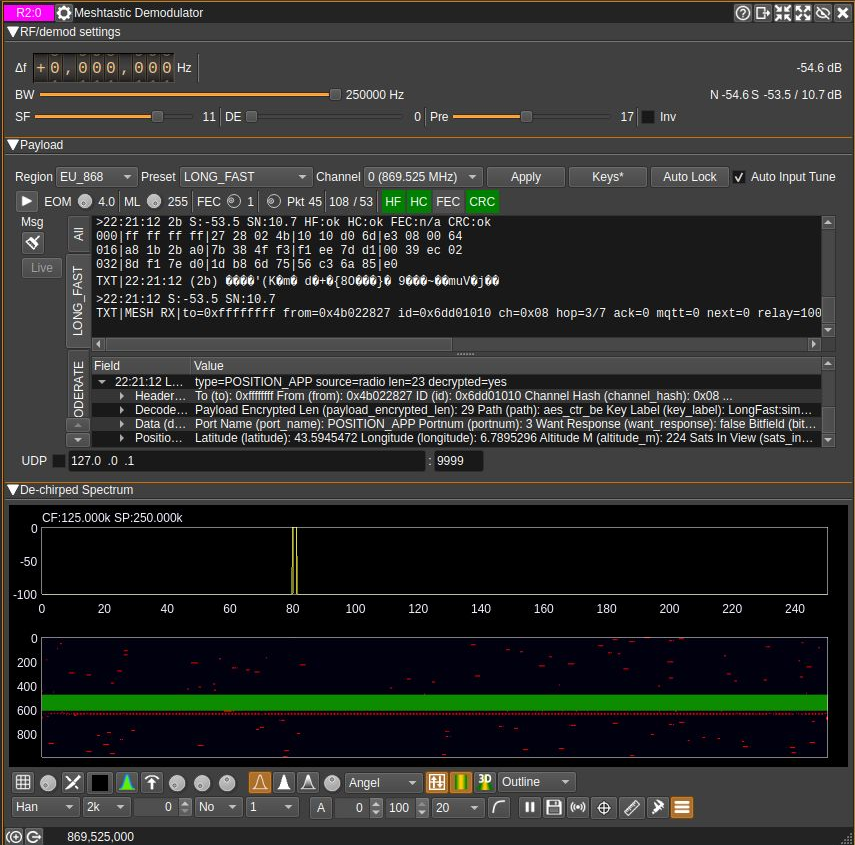
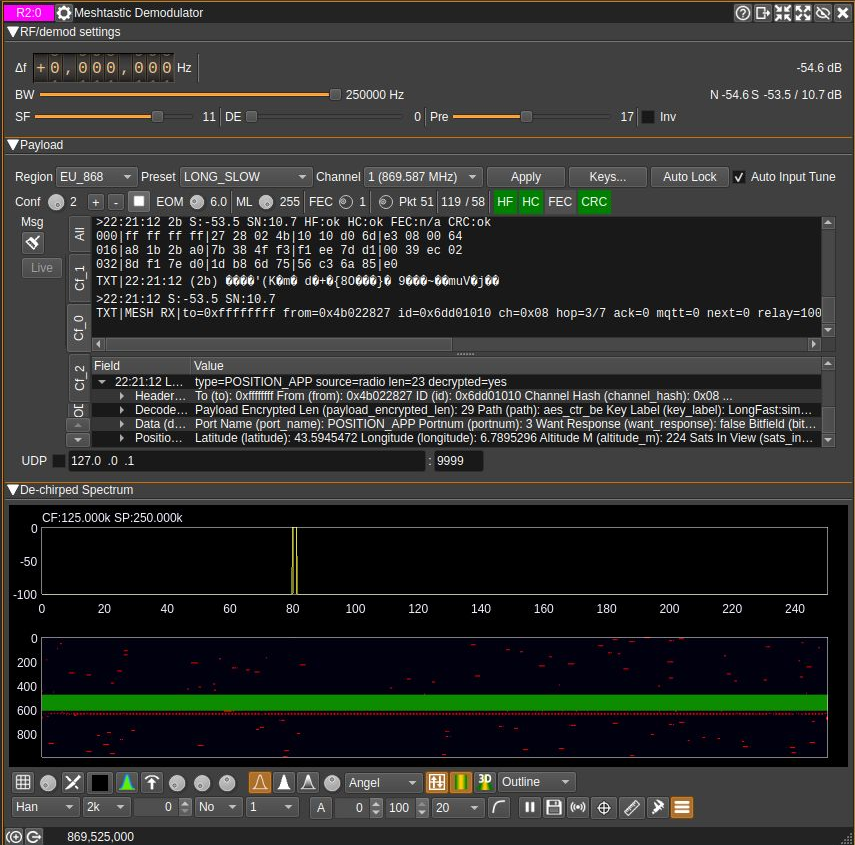
Layer changes from the first 855 × 845 image to the second:
added layer "Pasted Layer #1" above "Pasted Layer" over [66, 214, 91, 404]
added layer "Pasted Layer" above "screenshot-4d906a07.jpg" over [12, 163, 840, 217]
